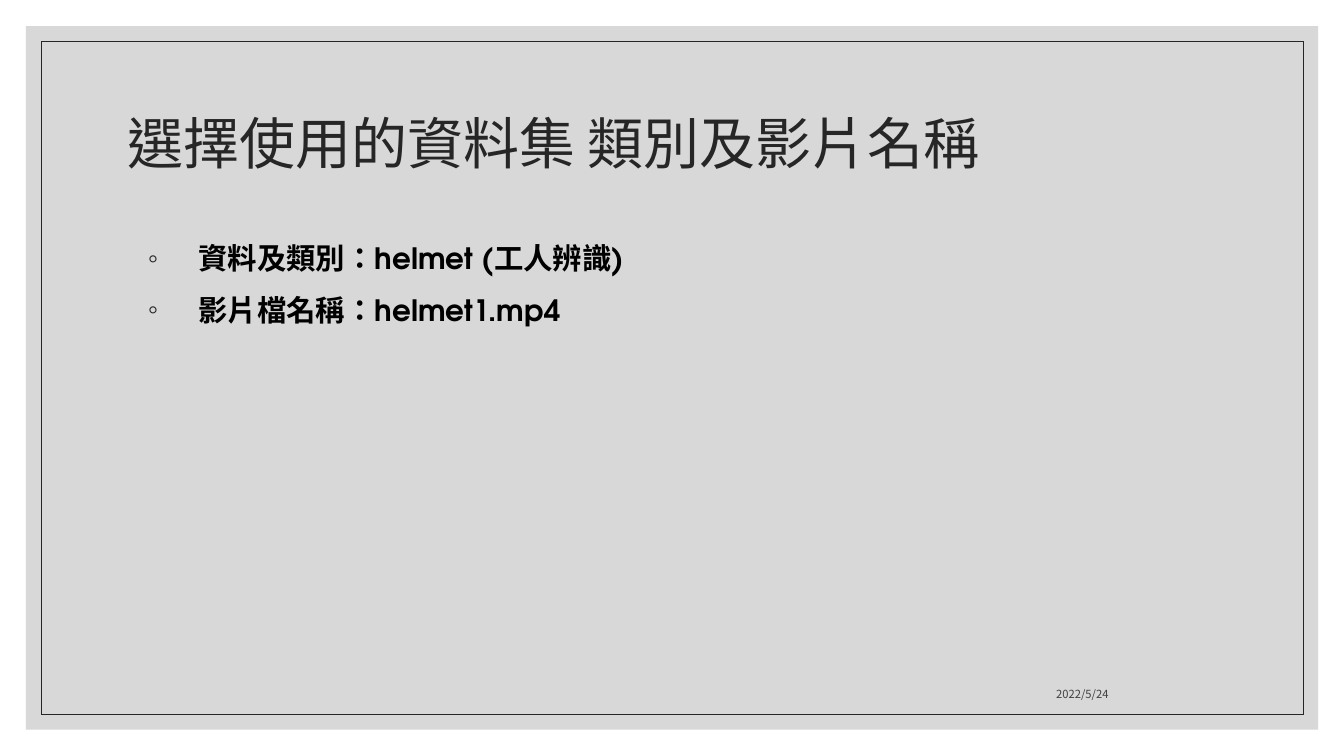
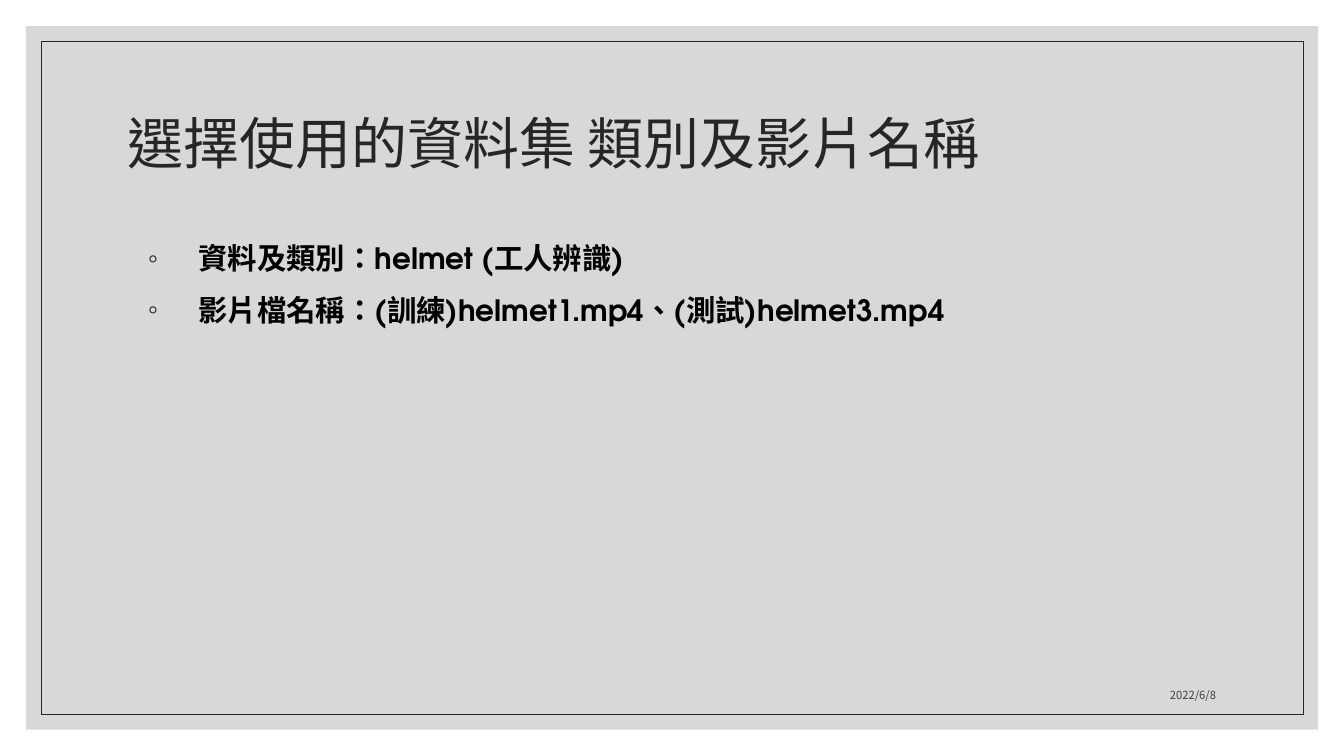
Before and after one commit to ShiRu19/MTA_Project, a slide deck: slide 13 of Project_2/report/Project2_第7組_小組報告.pptx (slide 9 before the commit). Drawn at 1344x756 pixels with LibreOffice and Linux fonts; fonts in the diff are those of the drawing. Boxes give left, top, right and bottom in pixels: in the first picture for what was removed or moved away, otherwise in the second. Text is boxed around its words. In the diff, an @@ line names an element or a change of style, - is before the commit and + after.

```diff
--- a/Project_2/report/Project2_第7組_小組報告.pptx
+++ b/Project_2/report/Project2_第7組_小組報告.pptx
@@ text at (198,296,944,329): text changed @@
-◦ 影片檔名稱：helmet1.mp4
+◦ 影片檔名稱：(訓練)helmet1.mp4、(測試)helmet3.mp4
@@ text at (1170,690,1216,701): text changed @@
-2022/5/24
+2022/6/8
```
Also in this commit, not shown: 4 other slides changed, 9 slides added, 5 slides removed, 2 other files.
